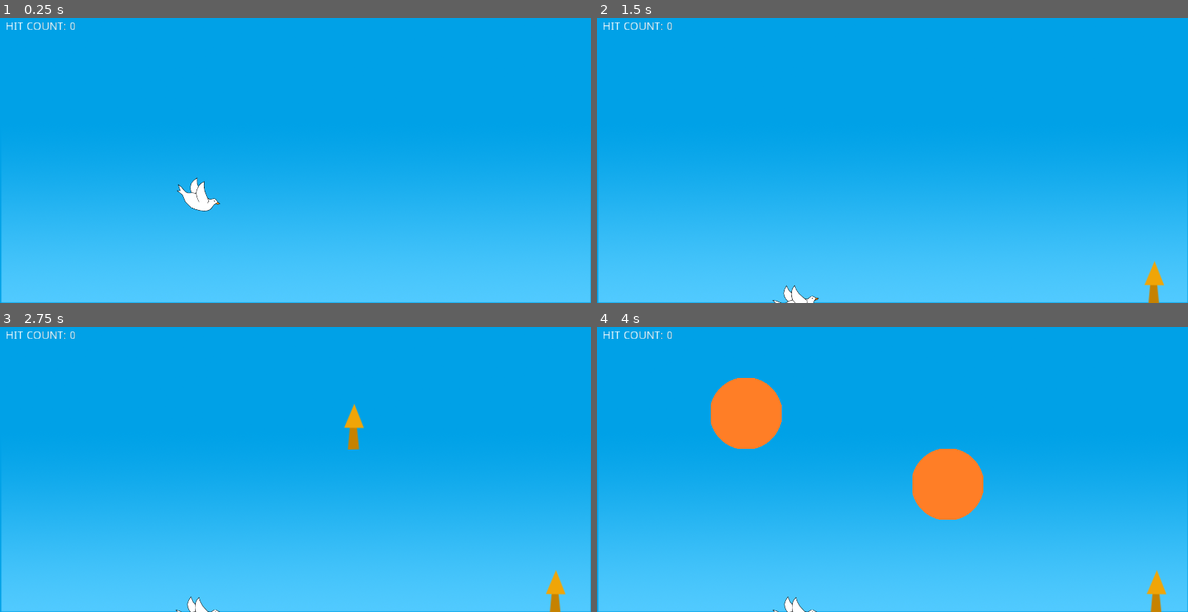
Above: before the commit, frames 1-4 (two rows, left to right).
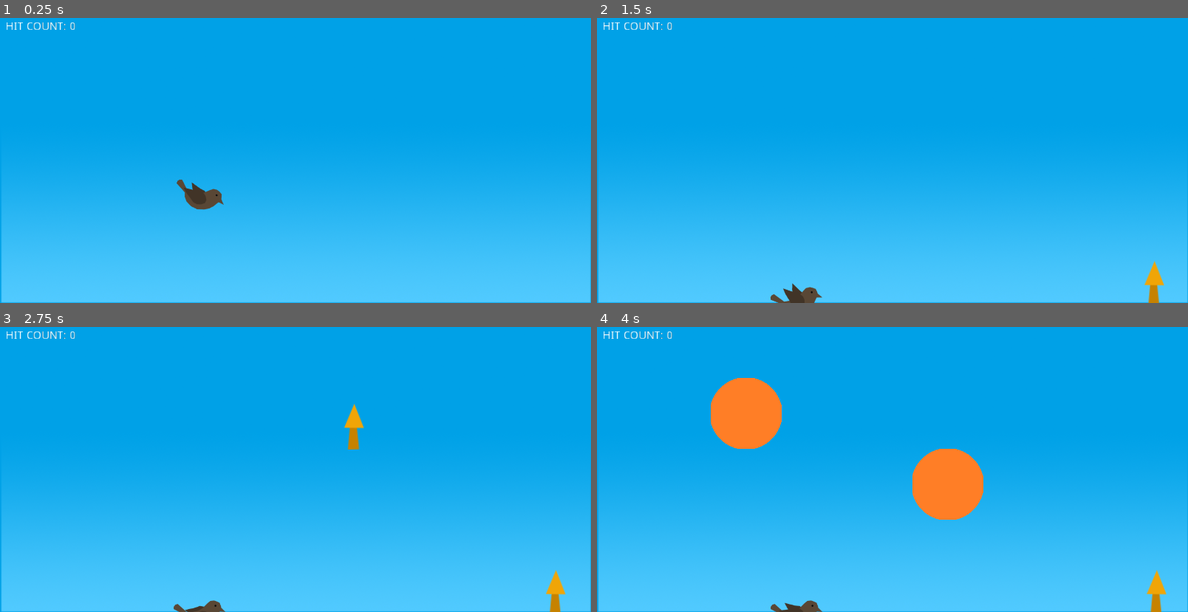
Above: after the commit, the same moments.

Repository: cuadrakev/Mint-Griffon-Game
Game: Godot game, scene res://scenes/Game.tscn
Same seed, same stepped clock (60 frames per second), same inputs: the game is played once before the commit and once after it.
Inputs (mouse positions are in pixels of both pictures, inside the frame that each line leads up to):
- Up to frame 1 (0.25 s): no input
- Up to frame 2 (1.5 s): move the mouse to (1022, 146) at 0.52 s; click (1022, 146) at 0.67 s; move the mouse to (774, 174) at 1.27 s; click (774, 174) at 1.42 s
- Up to frame 3 (2.75 s): move the mouse to (354, 403) at 2.02 s; click (354, 403) at 2.17 s
- Up to frame 4 (4 s): move the mouse to (862, 526) at 2.77 s; click (862, 526) at 2.92 s; move the mouse to (1069, 512) at 3.52 s; click (1069, 512) at 3.67 s

The runs differ from the first frame. In frame 1, 0.5% of the frame differs, in the area x 29-38%, y 55-68%; in frame 2, 0.3%; in frame 3, 0.3%; in frame 4, 0.3%.

Commit message:
Add sparrow animation

Diff:
--- a/scenes/Game.tscn
+++ b/scenes/Game.tscn
@@ -1,10 +1,23 @@
-[gd_scene load_steps=7 format=2]
+[gd_scene load_steps=13 format=2]
 
 [ext_resource path="res://scripts/SceneScript.gd" type="Script" id=1]
 [ext_resource path="res://scripts/Player.gd" type="Script" id=2]
 [ext_resource path="res://scripts/hitCount.gd" type="Script" id=3]
 [ext_resource path="res://sprites/birds/bird.png" type="Texture" id=4]
 [ext_resource path="res://sprites/background/sky.png" type="Texture" id=5]
+[ext_resource path="res://sparrow2.png" type="Texture" id=6]
+[ext_resource path="res://sparrow1.png" type="Texture" id=7]
+[ext_resource path="res://sparrow3.png" type="Texture" id=8]
+[ext_resource path="res://sparrow4.png" type="Texture" id=9]
+[ext_resource path="res://sparrow5.png" type="Texture" id=10]
+
+[sub_resource type="SpriteFrames" id=2]
+animations = [ {
+"frames": [ ExtResource( 7 ), ExtResource( 6 ), ExtResource( 8 ), ExtResource( 9 ), ExtResource( 10 ), ExtResource( 9 ), ExtResource( 8 ), ExtResource( 6 ), ExtResource( 7 ) ],
+"loop": true,
+"name": "default",
+"speed": 5.0
+} ]
 
 [sub_resource type="CircleShape2D" id=1]
 
@@ -35,9 +48,16 @@
 
 [node name="Bird" type="KinematicBody2D" parent="."]
 position = Vector2( 250, 180 )
+scale = Vector2( 0.6, 0.6 )
 script = ExtResource( 2 )
 
+[node name="AnimatedSprite" type="AnimatedSprite" parent="Bird"]
+frames = SubResource( 2 )
+frame = 1
+playing = true
+
 [node name="Sprite" type="Sprite" parent="Bird"]
+visible = false
 scale = Vector2( 0.5, 0.5 )
 texture = ExtResource( 4 )
 
Binary file added: sparrow1.png
Not shown, added: sparrow1.png.import
Binary file added: sparrow2.png
Not shown, added: sparrow2.png.import
Binary file added: sparrow3.png
Not shown, added: sparrow3.png.import
Binary file added: sparrow4.png
Not shown, added: sparrow4.png.import
Binary file added: sparrow5.png
Not shown, added: sparrow5.png.import
